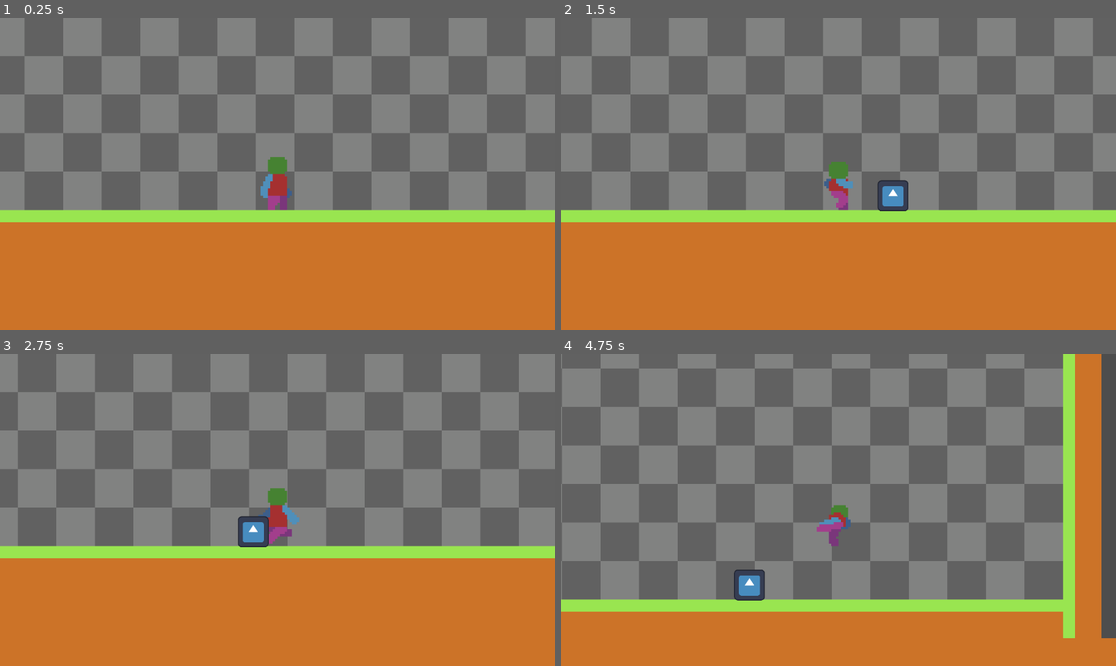
Above: before the commit, frames 1-4 (two rows, left to right).
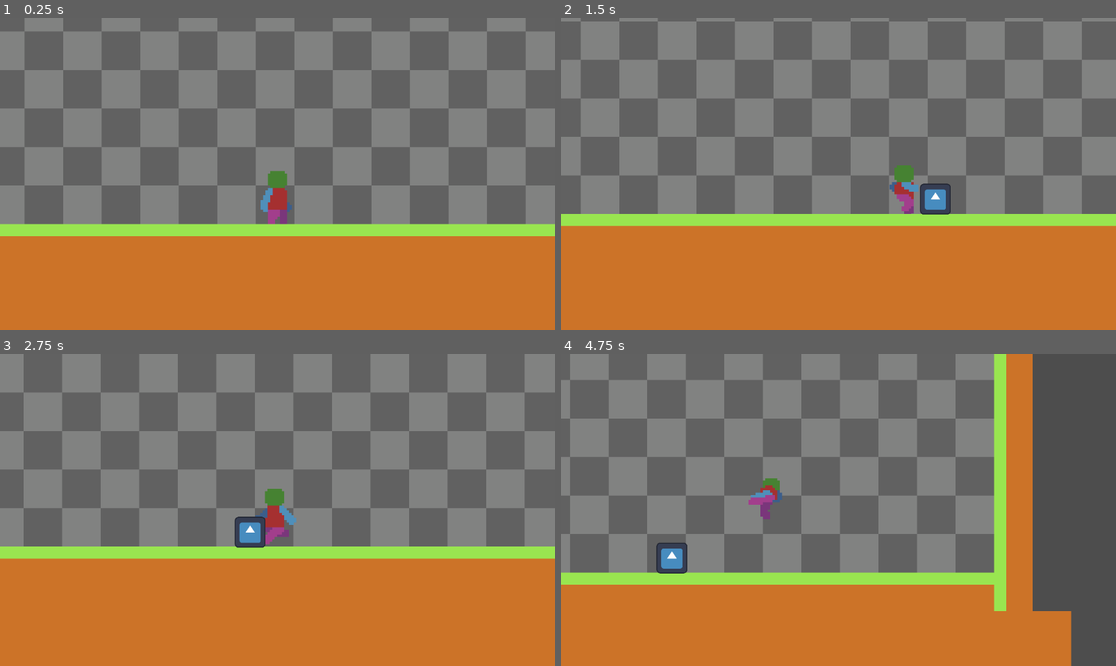
Above: after the commit, the same moments.

Repository: banjobanana/GameJam
Game: Godot game, scene res://Levels/Tier1/T1B.tscn
The game is run twice, just before and just after one commit, with the same random seed, the same clock (stepped at 60 frames per second) and the same inputs. The engine's default icon, where the game draws it, is replaced by a stand-in: a white triangle on a blue panel in a dark square.
Inputs:
- Up to frame 1 (0.25 s): no input
- Up to frame 2 (1.5 s): hold X (Attack) 0.53-1.28 s; hold D (Right) from 0.53 s (still down); tap Space (Jump) at 0.77 s; tap X (Attack) at 1.35 s
- Up to frame 3 (2.75 s): tap Space (Jump) at 1.52 s; release D (Right) at 2.03 s; hold A (Left) from 2.03 s (still down); hold X (Attack) from 2.03 s (still down); tap C (Dash) at 2.1 s
- Up to frame 4 (4.75 s): release A (Left) at 2.78 s; release X (Attack) at 2.78 s; hold D (Right) 2.78-4.28 s; tap X (Attack) at 2.85, 4.55 s; tap Space (Jump) at 3.02, 3.77, 4.52 s; hold X (Attack) 3.53-4.28 s; hold A (Left) from 4.28 s (still down); tap C (Dash) at 4.35 s

The runs differ from the first frame. In frame 1, 31% of the frame differs, in the area x 0-100%, y 0-70%; in frame 2, 23%; in frame 3, 9.7%; in frame 4, 58%, in the area x 0-100%, y 0-100%.
Error in both runs: Attempt to call function 'get_64' in base 'null instance' on a null instance. (res://LevelSwitchings/level_manager.gd:14)

Commit message:
Enemy lunge logic
Enemy can hurt player
PLayer can kill enemy

Diff:
--- a/project-box/EnemyTest2.tscn
+++ b/project-box/EnemyTest2.tscn
@@ -23,7 +23,7 @@
 rotation = 3.1415927
 target_position = Vector2(20, 0)
 
-[node name="Timer" type="Timer" parent="."]
+[node name="AttackCDTimer" type="Timer" parent="."]
 wait_time = 0.8
 one_shot = true
 
@@ -32,3 +32,8 @@
 
 [node name="TimerRight" type="Timer" parent="."]
 one_shot = true
+
+[node name="ChargeTimer" type="Timer" parent="."]
+one_shot = true
+
+[connection signal="timeout" from="ChargeTimer" to="." method="_on_charge_timer_timeout"]
--- a/project-box/Scenes/player.tscn
+++ b/project-box/Scenes/player.tscn
@@ -271,6 +271,7 @@
 
 [node name="Camera2D" type="Camera2D" parent="."]
 zoom = Vector2(5, 5)
+position_smoothing_enabled = true
 
 [node name="RayCastRight" type="RayCast2D" parent="."]
 position = Vector2(4, 13)
--- a/project-box/Scritps/player.gd
+++ b/project-box/Scritps/player.gd
@@ -19,7 +19,7 @@
 const MAXFALLVELOCITY = 300
 
 const MAXLIVES=1
-const MAXHEALTH = 10
+const MAXHEALTH = 100
 const DAMAGE = 10
 
 const JUMPBUFFERTIME = 0.15 #9 frames FPS/frames needed
@@ -27,7 +27,7 @@
 const WALLCOYOTETIME = 0.1
 const DASHAGAINTIME = 0.2
 const DASHTIME = 0.1
-const ATTACKTIME = 0.6 #how long attack lasts
+const ATTACKTIME = 0.3#how long attack lasts
 const ATTACKAGAINTIME = 0.2 #tiem between attacks
 
 const WALLKICKACCELARATION = 4
@@ -236,8 +236,10 @@
 	else:
 		level_manager.Restart()
 
-func TakeDamage(dmg: int):
+func TakeDamage(dmg: int, dmgDir):
 	health-=dmg
+	#velocity.x = 500 * -1 * dmgDir
+	print(health)
 	if health<=0:
 		Die()
 
--- a/project-box/States/AttackState.gd
+++ b/project-box/States/AttackState.gd
@@ -10,6 +10,8 @@
 		primaryCollider=Player.rc_attack_left
 	elif Player.facing>0:
 		primaryCollider=Player.rc_attack_right
+	enemy = GetEnemyCollider()
+	DealDamage(dmg)
 
 func ExitState():
 	pass
@@ -18,8 +20,7 @@
 	pass
 
 func Update(_delta):
-	enemy = GetEnemyCollider()
-	DealDamage(dmg)
+	#enemy = GetEnemyCollider()
 	Player.HandleFalling()
 	Player.HandleJumping()
 	Player.HorizontalMovement()
--- a/project-box/classes/EnemyClass.gd
+++ b/project-box/classes/EnemyClass.gd
@@ -8,7 +8,7 @@
 func Spawned():
 	pass
 
-func Patrolling():
+func Patrolling(_delta):
 	pass
 
 func Aggrod():
--- a/project-box/enemylungeing.gd
+++ b/project-box/enemylungeing.gd
@@ -1,52 +1,103 @@
 extends Enemy
 
 var playerPos
-var direction
+var direction=-1
 var idle
-const SPEED = 700.0
+const SPEED = 1700.0
 const JUMP_VELOCITY = -40.0
 const MOVESPEED = 400
 @onready var rc_right: RayCast2D = $RayCast2D2
 @onready var rc_left: RayCast2D = $RayCast2D3
-@onready var timer: Timer = $Timer
+@onready var timer: Timer = $AttackCDTimer
 @onready var timer_left: Timer = $TimerLeft
 @onready var timer_right: Timer = $TimerRight
+@onready var charge_timer: Timer = $ChargeTimer
 
+func _ready() -> void:
+	Spawned()
 
 func _physics_process(delta: float) -> void:
 
+	#Gravity
 	if not is_on_floor():
 		velocity += get_gravity() * delta
 
+	#State change from idle/patrol to aggresive
 	if rc_right.get_collider()!=null:
-		idle=false
 		if rc_right.get_collider().name=="Player":
+			idle=false #aggrod
 			direction=1
 			playerPos=rc_right.get_collider().position
+			#print("Player detected")
 	elif rc_left.get_collider()!=null:
-		idle=false
 		if rc_left.get_collider().name=="Player":
+			idle=false #aggrod
 			direction=-1
 			playerPos=rc_left.get_collider().position
+			#print("Player detected")
 	else:
-		idle=true
-		#timer_left.start()
-		if timer_left.time_left>0:
-			direction=-1
-			velocity.x = direction * MOVESPEED
-			#timer_right.start()
-		elif timer_right.time_left>0:
-			direction=1
-			velocity.x = direction * MOVESPEED
+		idle=true #patrolling
 
-	if direction and !timer.time_left>0 and !idle:
+	if idle:
+		Patrolling(delta)
+	else:
+		if charge_timer.is_stopped():
+			charge_timer.start() #Charge attack
+			velocity.x=move_toward(velocity.x,0,MOVESPEED)
+		#Aggrod()
+		idle=false
+	move_and_slide()
+
+func Spawned():
+	Maxhealth=100
+	Name="TestDummy"
+	CurrentHealth=Maxhealth
+
+func TakeDamage(DmgAmt):
+	CurrentHealth-=DmgAmt
+	velocity.x = direction * SPEED * -1
+	print(CurrentHealth)
+	Die()
+
+func Die():
+	#print("dead")
+	if CurrentHealth<=0:
+		print("dead")
+		queue_free()
+
+func Aggrod():
+	var newplayerPos #player position at time of attacking
+
+	#checking if attack is on cooldown i.e already attacke beofre
+	if !timer.time_left>0:
 		velocity.x = direction * SPEED
 		velocity.y = JUMP_VELOCITY
-		timer.start()
-		direction=0
-	elif direction and idle:
-		velocity.x = direction * MOVESPEED * delta
-	else:
-		velocity.x = move_toward(velocity.x, 0, SPEED)
+		timer.start() #attack cooldown
 
-	move_and_slide()
+		#checking if player has not dodged attack
+		if rc_right.get_collider()!=null:
+			if rc_right.get_collider().name=="Player":
+				newplayerPos=rc_right.get_collider().position
+				if newplayerPos == playerPos: #match playerpos b4 and after attack if same then not dodged
+					print("GetHurt")
+					rc_right.get_collider().TakeDamage(5,direction)
+		elif rc_left.get_collider()!=null:
+			if rc_left.get_collider().name=="Player":
+				newplayerPos=rc_left.get_collider().position
+				if newplayerPos == playerPos:
+					print("GetHurt")
+					rc_left.get_collider().TakeDamage(5,direction)
+
+func Patrolling(_delta):
+	if rc_left.get_collider()!=null:
+		direction=1
+	elif rc_right.get_collider()!=null:
+		direction=-1
+	velocity.x = direction * MOVESPEED * _delta
+
+func DealDamage():
+	pass
+
+func _on_charge_timer_timeout() -> void:
+	#print("Charge Complete")
+	Aggrod() # attack
